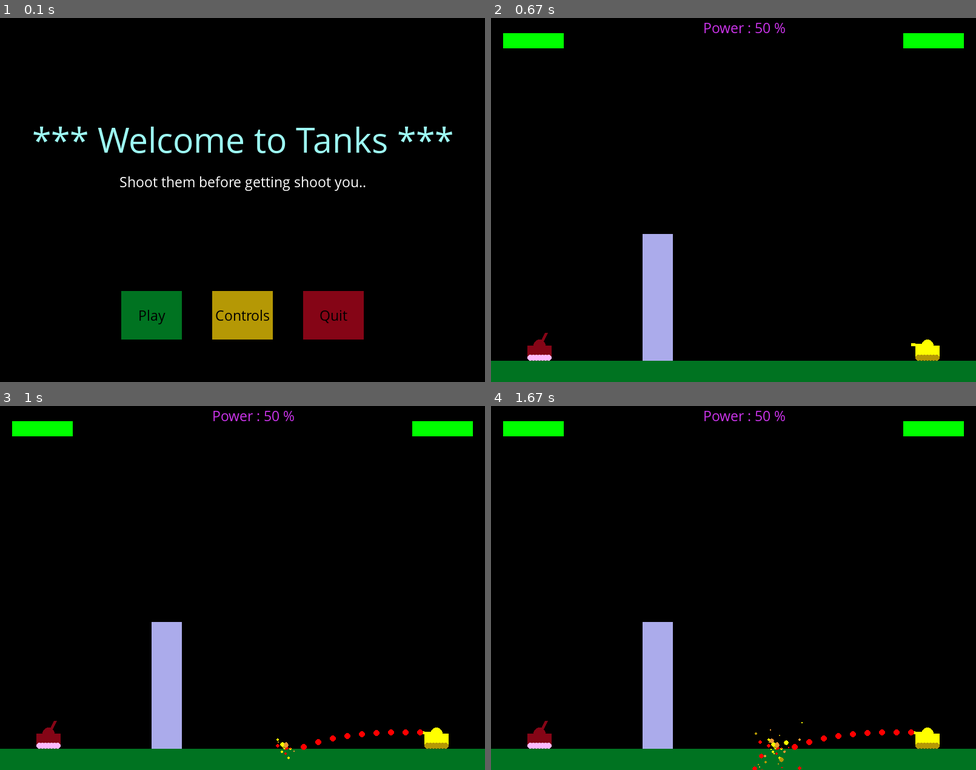
Above: before the commit, frames 1-4 (two rows, left to right).
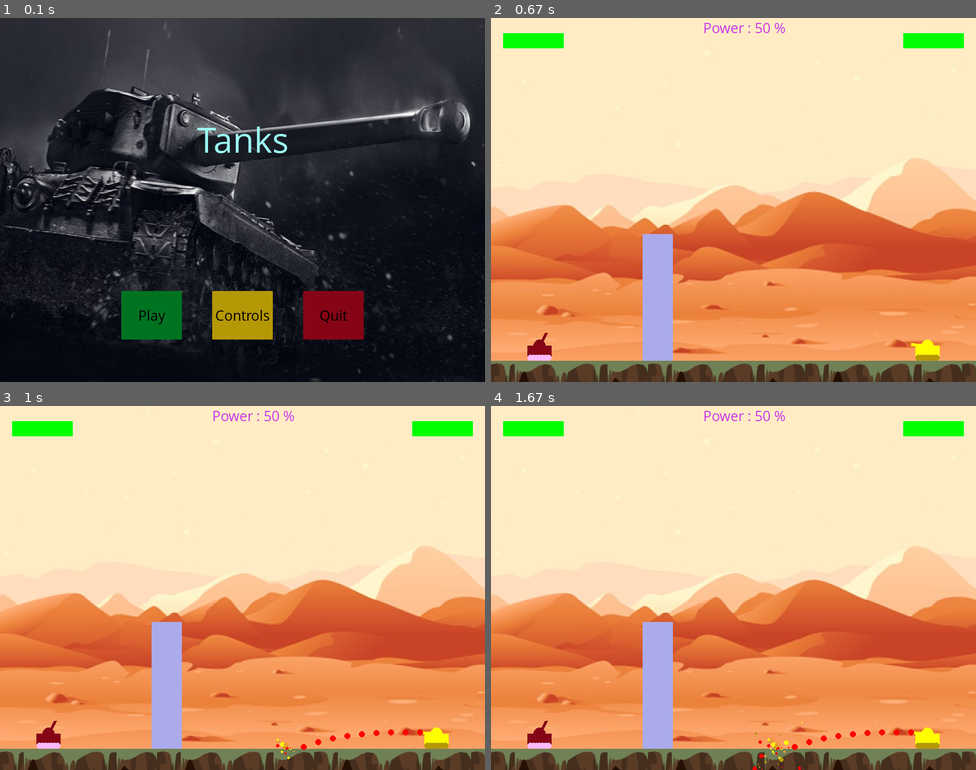
Above: after the commit, the same moments.

Repository: sarvesh10491/pygames
Game: pygame game, started from tanks/tanks.py
Same seed, same stepped clock (60 frames per second), same inputs: the game is played once before the commit and once after it.
Inputs:
- Up to frame 1 (0.1 s): no input
- Up to frame 2 (0.67 s): tap S at 0.33 s
- Up to frame 3 (1 s): tap Space at 0.67 s
- Up to frame 4 (1.67 s): no input

The runs differ from the first frame. In frame 1, 67% of the frame differs, in the area x 0-100%, y 0-100%; in frame 2, 96%; in frame 3, 96%; in frame 4, 96%.

Commit message:
Tanks game updates

Diff:
--- a/tanks/tanks.py
+++ b/tanks/tanks.py
@@ -50,13 +50,21 @@
 
 groundHeight = 35
 
+introImg = pygame.image.load("intro.jpg")
+ground = pygame.image.load("ground.png")
+bgList = ["bg1.jpg", "bg2.jpg", "bg3.jpg", "bg4.jpg", "bg5.jpg"]
+
+
 
 def gameIntro():
     intro = True
 
-    surface.fill(black)
-    msg_to_screen("*** Welcome to Tanks ***",cyan,-100,"large")
-    msg_to_screen("Shoot them before getting shoot you..",white,-30,"small")
+    # surface.fill(black)
+    surface.blit(introImg,(0,0))
+
+    msg_to_screen("Tanks",cyan,-100,"large")
+    # msg_to_screen("*** Welcome to Tanks ***",cyan,-100,"large")
+    # msg_to_screen("Shoot them before getting shoot you..",white,-30,"small")
 
     while intro:
         button("Play", 200,450,100,80, "play", darkgreen, green)
@@ -398,6 +406,8 @@
     firePwrChg = 0
 
     player_health, enemy_health = 100, 100
+
+    bgImg = pygame.image.load(bgList[random.randrange(0, 4)])
 
     while not gameExit:
         if gameOver:
@@ -464,7 +474,9 @@
         if mainTankX - (tankWidth//2) < barX + barWidth:
             mainTankX += 5
 
-        surface.fill(black)
+        # surface.fill(black)
+        surface.blit(bgImg, (0,0))
+
         healthbar(player_health, enemy_health)
 
         gunPos = tank(mainTankX, mainTankY, curTurPos)
@@ -476,11 +488,15 @@
         power(firePower)
 
         barrier(barX, barHeight, barWidth)
+
         surface.fill(darkgreen, rect=[0, height-groundHeight, width, height])
+        for i in range(4):
+            surface.blit(ground, (0+i*259,height-groundHeight))
 
         pygame.display.update()
         clock.tick(fps)
 
+    pygame.draw.rect(surface, purple, ((width//2)-150, (height//2)-40, 300, 80))
     msg_to_screen("Game exit", cyan, size="large")
     pygame.display.update()
     time.sleep(2)
Binary file added: tanks/bg1.jpg
Binary file added: tanks/bg2.jpg
Binary file added: tanks/bg3.jpg
Binary file added: tanks/bg4.jpg
Binary file added: tanks/bg5.jpg
Binary file added: tanks/ground.png
Binary file added: tanks/intro.jpg
